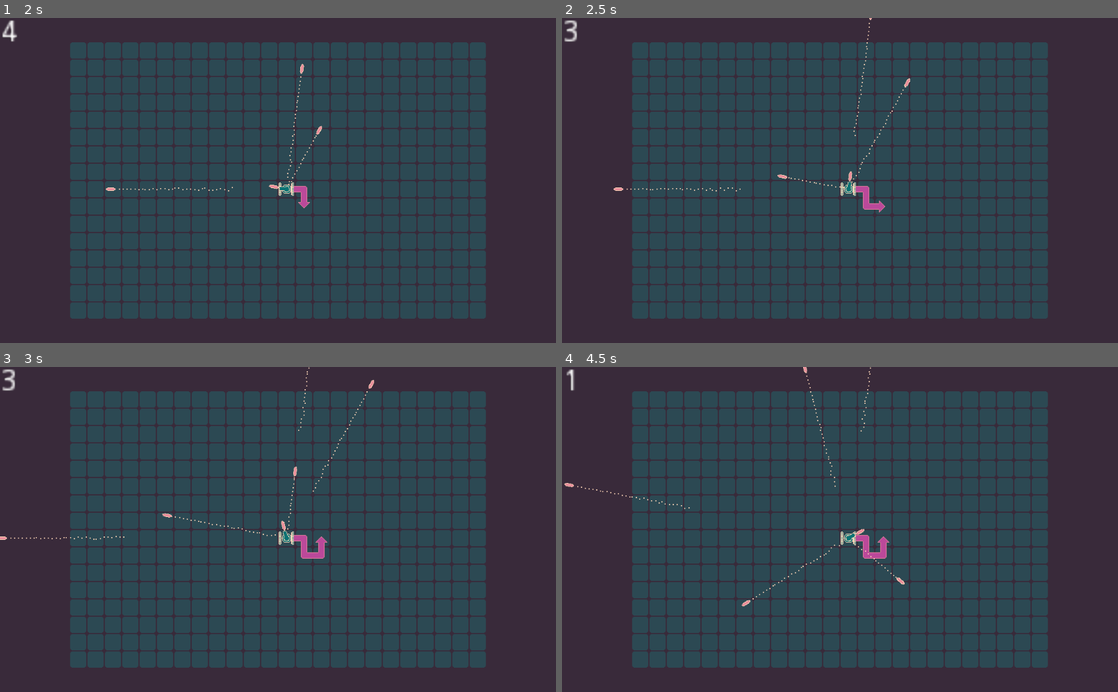
Above: before the commit, frames 1-4 (two rows, left to right).
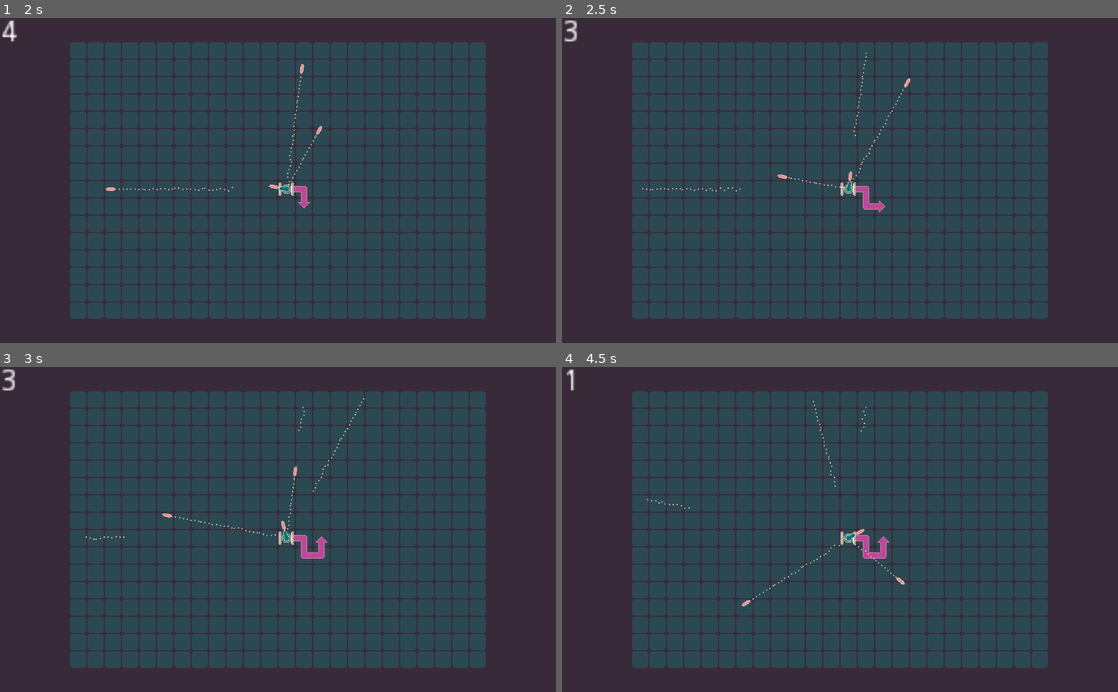
Above: after the commit, the same moments.

Repository: marc-jones/gdl-summer-jam-2021
Game: Godot game, scene res://nodes/PlayState.tscn
Two runs of this game, one before a commit and one after it. Both use one fixed random seed, a clock stepped at 60 frames per second and the inputs below.
Inputs (mouse positions are in pixels of both pictures, inside the frame that each line leads up to):
- Up to frame 1 (2 s): tap Enter at 0.5 s; move the mouse to (400, 164) at 0.52 s; hold Right (ui_right) 0.53-1.28 s; tap Space at 1.25 s; move the mouse to (166, 196) at 1.27 s; hold Down (ui_down) from 1.28 s (still down)
- Up to frame 2 (2.5 s): move the mouse to (895, 109) at 2.02 s; release Down (ui_down) at 2.03 s; hold Right (ui_right) from 2.03 s (still down)
- Up to frame 3 (3 s): move the mouse to (250, 594) at 2.77 s; release Right (ui_right) at 2.78 s; hold Up (ui_up) from 2.78 s (still down)
- Up to frame 4 (4.5 s): move the mouse to (1006, 578) at 3.52 s; release Up (ui_up) at 3.53 s; hold Left (ui_left) from 3.53 s (still down); move the mouse to (673, 480) at 4.27 s

Frame 1 is identical in both runs. In frame 2, less than 0.1% of the frame differs, in the area x 9-56%, y 0-54%; in frame 3, less than 0.1%; in frame 4, less than 0.1%, in the area x 0-56%, y 0-41%.

Commit message:
Walls and collisions

Diff:
--- a/nodes/Projectile.gd
+++ b/nodes/Projectile.gd
@@ -3,7 +3,23 @@
 var speed = 200.0
 
 func _ready():
-	pass # Replace with function body.
+	connect("body_entered", self, "body_entered_callback")
 
 func _physics_process(delta):
 	position += Vector2.LEFT.rotated(rotation) * delta * speed
+
+func body_entered_callback(body):
+	if body.is_in_group("walls"):
+		destroy()
+
+func destroy():
+	if not is_queued_for_deletion():
+		var particles = get_node("Particles2D")
+		particles.emitting = false
+		var death_timer = particles.get_node("DeathTimer")
+		death_timer.wait_time = particles.lifetime
+		death_timer.connect("timeout", particles, "queue_free")
+		death_timer.start()
+		remove_child(particles)
+		get_parent().add_child(particles)
+		queue_free()
--- a/nodes/Projectile.tscn
+++ b/nodes/Projectile.tscn
@@ -26,6 +26,8 @@
 process_material = SubResource( 2 )
 texture = ExtResource( 3 )
 
+[node name="DeathTimer" type="Timer" parent="Particles2D"]
+
 [node name="Sprite" type="Sprite" parent="."]
 texture = ExtResource( 1 )
 
--- a/scripts/PlayState.gd
+++ b/scripts/PlayState.gd
@@ -10,6 +10,7 @@
 var packed_projectile = preload("res://nodes/Projectile.tscn")
 var projectile_timer = 0.5
 var projectile_offset = Vector2(-24, 0)
+var wall_width = 10
 
 var map_midpoint
 
@@ -37,12 +38,55 @@
 	$Grid.set_position(map_midpoint)
 	$Entities.set_position(map_midpoint)
 	$Projectiles.set_position(map_midpoint)
+	setup_walls()
 
 func init_indicator():
 	$Indicator.init($Grid)
 	$Indicator.start_new_path(player_start_grid_position)
 	$Indicator.refresh_trail()
 	$Indicator.set_position(map_midpoint)
+
+func setup_walls():
+	# Top
+	var top_wall = StaticBody2D.new()
+	top_wall.add_to_group("walls")
+	var horizontal_collision_shape = CollisionShape2D.new()
+	var horizontal_shape = RectangleShape2D.new()
+	horizontal_shape.extents = Vector2($Grid.size.x/2 + wall_width*2, wall_width)
+	horizontal_collision_shape.shape = horizontal_shape
+	top_wall.add_child(horizontal_collision_shape)
+	top_wall.set_position(map_midpoint - Vector2(0, $Grid.size.y/2 + wall_width))
+	add_child(top_wall)
+	# Bottom
+	var bottom_wall = StaticBody2D.new()
+	bottom_wall.add_to_group("walls")
+	horizontal_collision_shape = CollisionShape2D.new()
+	horizontal_shape = RectangleShape2D.new()
+	horizontal_shape.extents = Vector2($Grid.size.x/2 + wall_width*2, wall_width)
+	horizontal_collision_shape.shape = horizontal_shape
+	bottom_wall.add_child(horizontal_collision_shape)
+	bottom_wall.set_position(map_midpoint + Vector2(0, $Grid.size.y/2 + wall_width))
+	add_child(bottom_wall)
+	# Left
+	var left_wall = StaticBody2D.new()
+	left_wall.add_to_group("walls")
+	var vertical_collision_shape = CollisionShape2D.new()
+	var vertical_shape = RectangleShape2D.new()
+	vertical_shape.extents = Vector2(wall_width, $Grid.size.y/2 + wall_width*2)
+	vertical_collision_shape.shape = vertical_shape
+	left_wall.add_child(vertical_collision_shape)
+	left_wall.set_position(map_midpoint - Vector2($Grid.size.x/2 + wall_width, 0))
+	add_child(left_wall)
+	# Right
+	var right_wall = StaticBody2D.new()
+	right_wall.add_to_group("walls")
+	vertical_collision_shape = CollisionShape2D.new()
+	vertical_shape = RectangleShape2D.new()
+	vertical_shape.extents = Vector2(wall_width, $Grid.size.y/2 + wall_width*2)
+	vertical_collision_shape.shape = vertical_shape
+	right_wall.add_child(vertical_collision_shape)
+	right_wall.set_position(map_midpoint + Vector2($Grid.size.x/2 + wall_width, 0))
+	add_child(right_wall)
 
 func add_player():
 	var packed_player = load("res://nodes/Player.tscn")
